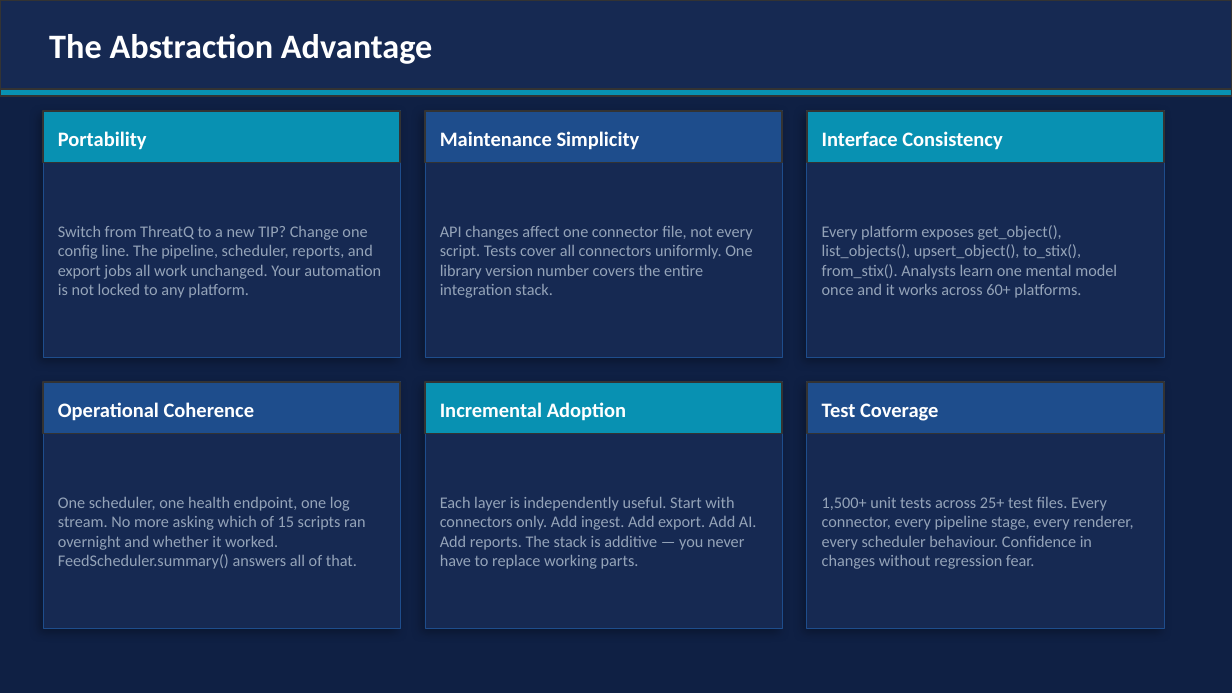
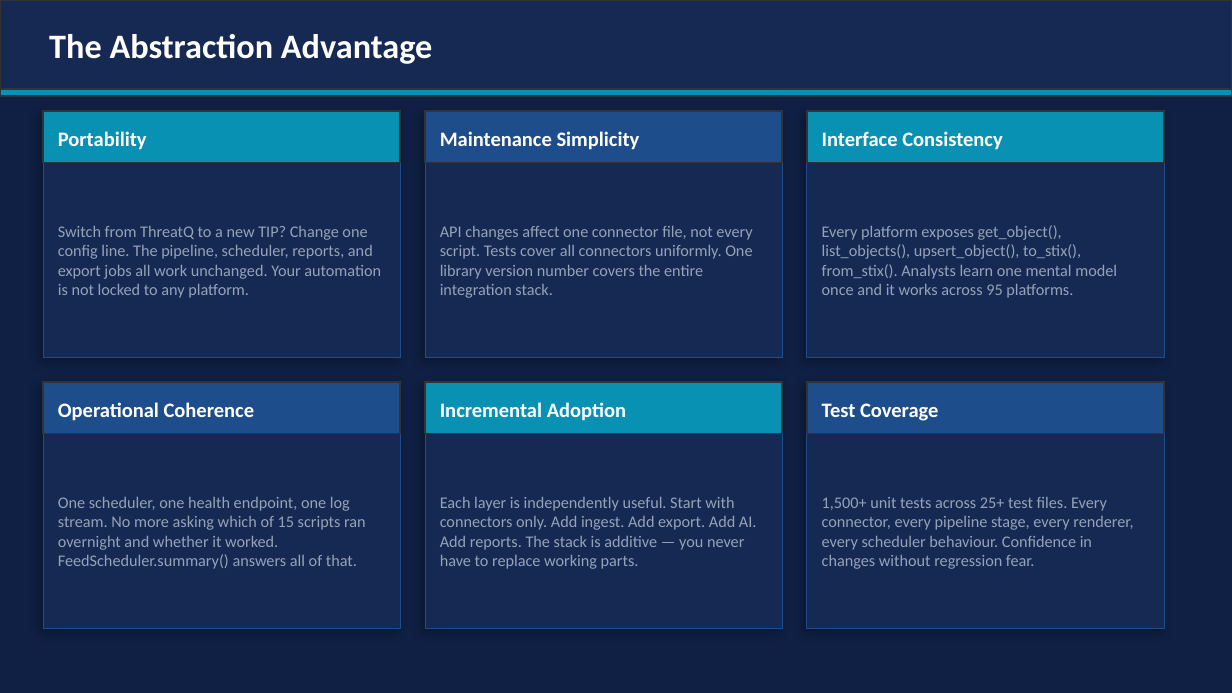
Before and after one commit to wrhalpin/GNAT, a slide deck: slide 22 of GNAT-Presentation.pptx. Drawn at 1232x693 pixels with LibreOffice and Linux fonts; fonts in the diff are those of the drawing. Boxes give left, top, right and bottom in pixels: in the first picture for what was removed or moved away, otherwise in the second. Text is boxed around its words. In the diff, an @@ line names an element or a change of style, - is before the commit and + after.

```diff
--- a/GNAT-Presentation.pptx
+++ b/GNAT-Presentation.pptx
@@ text at (822,225,1117,298): text changed @@
-Every platform exposes get_object(), list_objects(), upsert_object(), to_stix(), from_stix(). Analysts learn one mental model once and it works across 60+ platforms.
+Every platform exposes get_object(), list_objects(), upsert_object(), to_stix(), from_stix(). Analysts learn one mental model once and it works across 95 platforms.
```
Also in this commit, not shown: 10 other slides changed, 3 other files.
